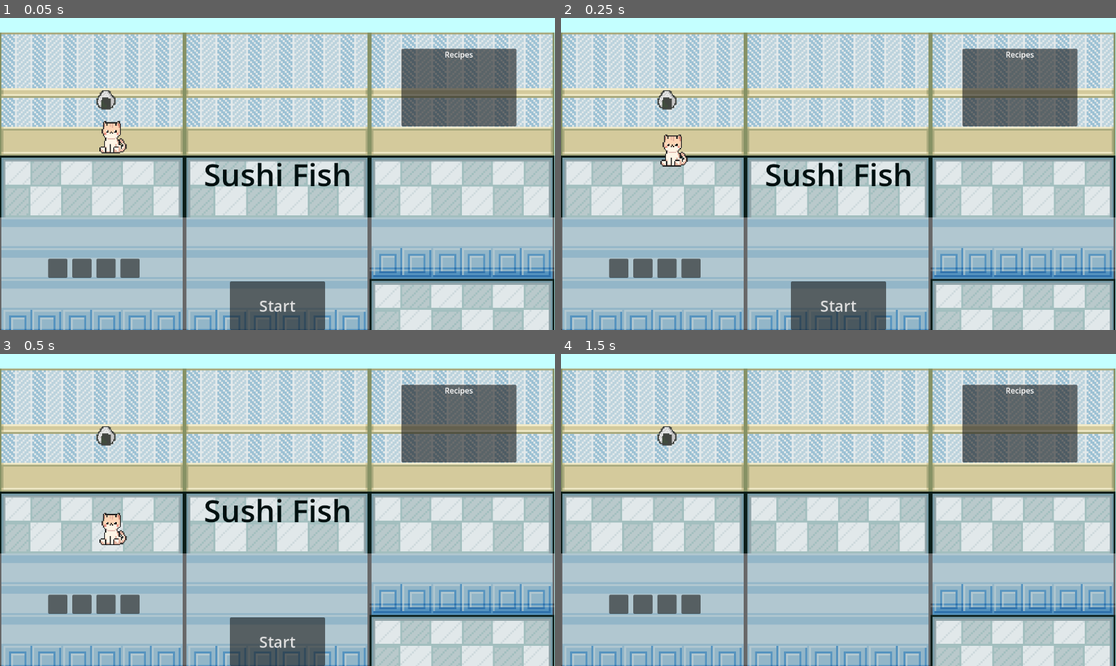
Above: before the commit, frames 1-4 (two rows, left to right).
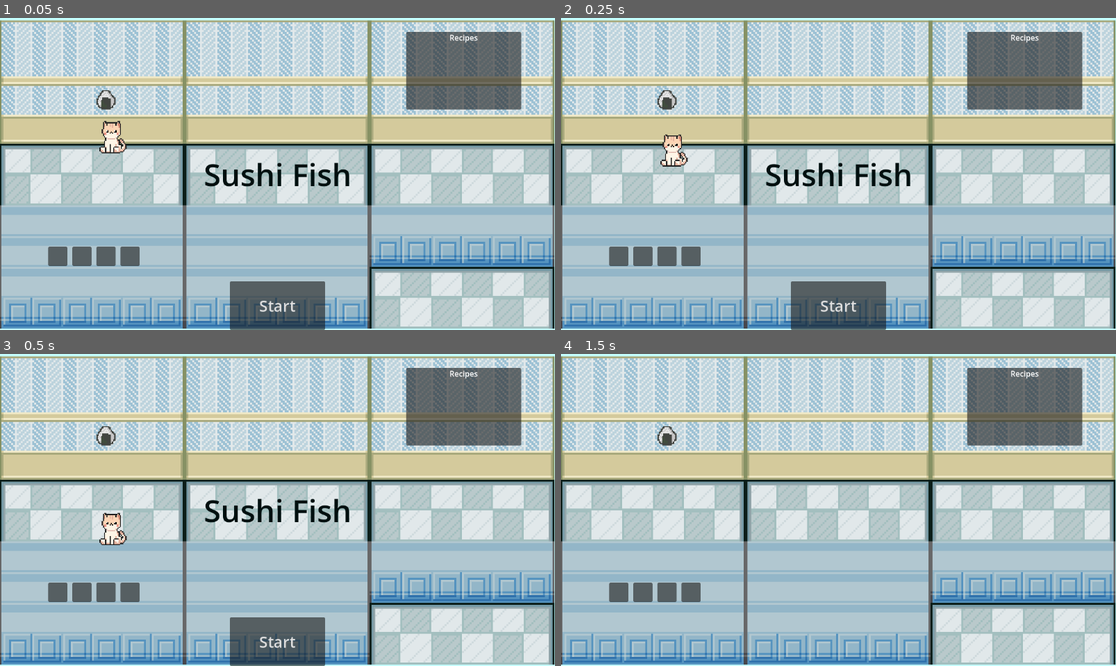
Above: after the commit, the same moments.

Repository: leobarber3/sushiCats
Game: Godot game, scene res://scenes/main.tscn
Same seed, same stepped clock (60 frames per second), same inputs: the game is played once before the commit and once after it.
Inputs:
- Up to frame 1 (0.05 s): no input
- Up to frame 2 (0.25 s): no input
- Up to frame 3 (0.5 s): no input
- Up to frame 4 (1.5 s): click "Start" at 0.5 s; tap Enter (ui_accept) at 1.25 s; hold Right (move_right) from 1.28 s (still down); tap 1 (stop) at 1.35 s

The runs differ from the first frame. In frame 1, 51% of the frame differs, in the area x 0-100%, y 0-100%; in frame 2, 51%; in frame 3, 51%; in frame 4, 52%.

Commit message:
more positioning
fixing scales and positions

Diff:
--- a/scenes/main.tscn
+++ b/scenes/main.tscn
@@ -967,7 +967,7 @@
 color = Color(0.76862746, 1, 1, 1)
 
 [node name="TileMap2" type="TileMap" parent="ColorRect" unique_id=1790876011]
-position = Vector2(575, 350)
+position = Vector2(575, 325)
 scale = Vector2(4, 4)
 tile_set = SubResource("TileSet_tipki")
 format = 2
@@ -986,10 +986,10 @@
 texture = ExtResource("4_jyhfs")
 
 [node name="RecipePanel" type="Panel" parent="." unique_id=836338083]
-offset_left = 833.0
-offset_top = 64.0
-offset_right = 1072.0
-offset_bottom = 225.0
+offset_left = 843.0
+offset_top = 29.0
+offset_right = 1082.0
+offset_bottom = 190.0
 
 [node name="Label" type="Label" parent="RecipePanel" unique_id=1872943197]
 layout_mode = 1
@@ -1006,26 +1006,26 @@
 
 [node name="slot" parent="." unique_id=2072874243 instance=ExtResource("6_tefeu")]
 offset_left = 100.0
-offset_top = 500.0
+offset_top = 475.0
 offset_right = 140.0
-offset_bottom = 540.0
+offset_bottom = 515.0
 
 [node name="slot2" parent="." unique_id=1331104009 instance=ExtResource("6_tefeu")]
 offset_left = 150.0
-offset_top = 500.0
+offset_top = 475.0
 offset_right = 190.0
-offset_bottom = 540.0
+offset_bottom = 515.0
 
 [node name="slot3" parent="." unique_id=717822510 instance=ExtResource("6_tefeu")]
 offset_left = 200.0
-offset_top = 500.0
+offset_top = 475.0
 offset_right = 240.0
-offset_bottom = 540.0
+offset_bottom = 515.0
 
 [node name="slot4" parent="." unique_id=3995446 instance=ExtResource("6_tefeu")]
 offset_left = 250.0
-offset_top = 500.0
+offset_top = 475.0
 offset_right = 290.0
-offset_bottom = 540.0
+offset_bottom = 515.0
 
 [connection signal="timeout" from="CustomerTimer" to="." method="_on_customer_timer_timeout"]
